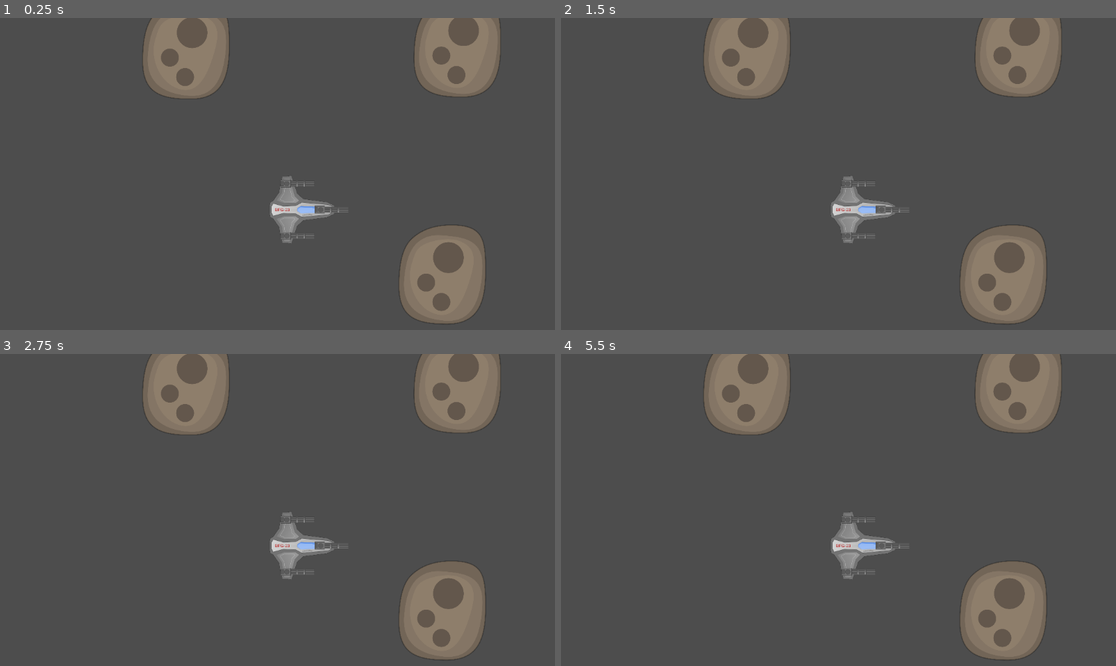
Above: before the commit, frames 1-4 (two rows, left to right).
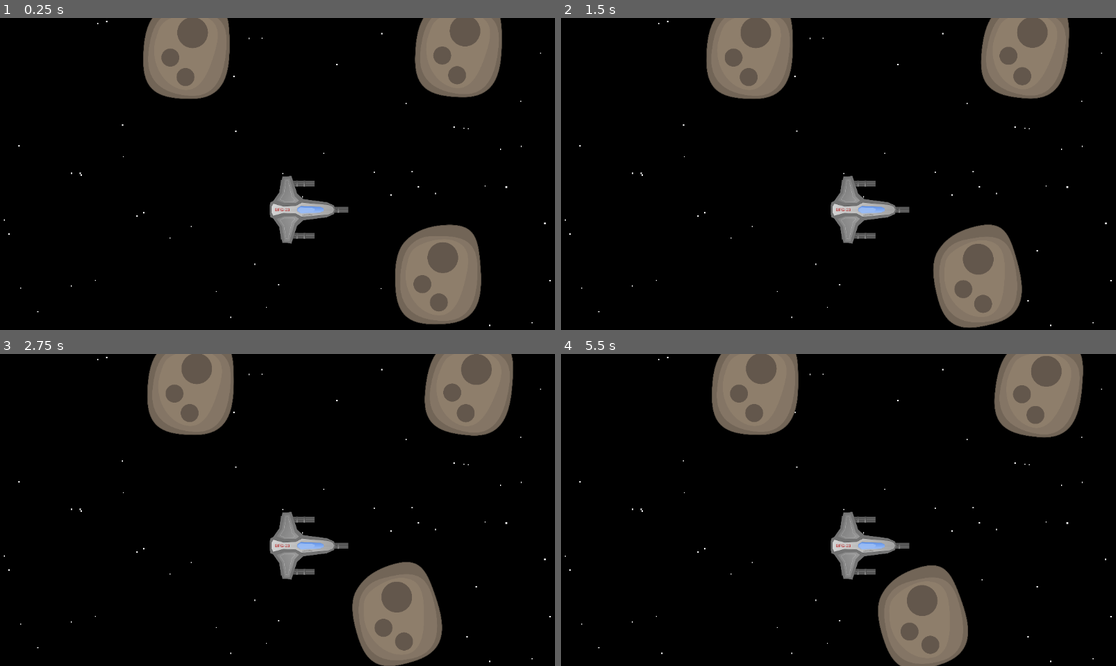
Above: after the commit, the same moments.

Repository: mkormout/graviton
Game: Godot game, scene res://world.tscn
Same seed, same stepped clock (60 frames per second), same inputs: the game is played once before the commit and once after it.
Inputs:
- Up to frame 1 (0.25 s): no input
- Up to frame 2 (1.5 s): tap Space at 0.77 s
- Up to frame 3 (2.75 s): tap Space at 1.52 s
- Up to frame 4 (5.5 s): tap Space at 3.02, 3.77, 4.52 s

The runs differ from the first frame. In frame 1, 88% of the frame differs, in the area x 0-100%, y 0-100%; in frame 2, 91%; in frame 3, 92%; in frame 4, 94%.

Commit message:
background, stars

Diff:
--- a/components/mountable-body.gd
+++ b/components/mountable-body.gd
@@ -6,6 +6,8 @@
 	var mount2 = what.get_mount("")
 
 	link(mount1, mount2)
+
+	what.z_index = -127
 
 func link(point1: MountPoint, point2: MountPoint):
 	point1.unplug()
@@ -16,12 +18,13 @@
 	## set all necessary params to joint
 	joint.node_a = point1.get_parent().get_path()
 	joint.node_b = point2.get_parent().get_path()
+	add_child(joint)
 
+	# just a fixing joint
 	var joint2 = PinJoint2D.new()
+	joint2.position = joint.position + Vector2(100, 100)
 	joint2.node_a = point1.get_parent().get_path()
 	joint2.node_b = point2.get_parent().get_path()
-
-	add_child(joint)
 	add_child(joint2)
 
 func do(action: String, where: String):
--- a/prefabs/asteroid-medium-1.tscn
+++ b/prefabs/asteroid-medium-1.tscn
@@ -1,10 +1,7 @@
-[gd_scene load_steps=4 format=3 uid="uid://cwp2sgwkhew6n"]
+[gd_scene load_steps=3 format=3 uid="uid://cwp2sgwkhew6n"]
 
 [ext_resource type="Script" path="res://components/asteroid.gd" id="1_2vbdd"]
 [ext_resource type="Texture2D" uid="uid://c8yfvagmfbcxl" path="res://images/asteroid-medium-1.png" id="1_jdx2l"]
-
-[sub_resource type="CircleShape2D" id="CircleShape2D_0n6bo"]
-radius = 0.885666
 
 [node name="Asteroid-medium-1" type="RigidBody2D"]
 collision_layer = 3
@@ -15,6 +12,5 @@
 [node name="Sprite2D" type="Sprite2D" parent="."]
 texture = ExtResource("1_jdx2l")
 
-[node name="CollisionShape2D" type="CollisionShape2D" parent="."]
-scale = Vector2(500, 500)
-shape = SubResource("CircleShape2D_0n6bo")
+[node name="CollisionPolygon2D" type="CollisionPolygon2D" parent="."]
+polygon = PackedVector2Array(-447, -1, -427, -151, -366, -320, -261, -421, -123, -490, 111, -520, 330, -475, 405, -388, 443, -272, 453, -131, 440, 170, 414, 289, 359, 392, 242, 481, 71, 515, -106, 506, -247, 484, -357, 416, -411, 338, -442, 233)
--- a/prefabs/minigun/bullet-hit.tscn
+++ b/prefabs/minigun/bullet-hit.tscn
@@ -1,7 +1,6 @@
-[gd_scene load_steps=5 format=3 uid="uid://b8d4dssoxnkg2"]
+[gd_scene load_steps=4 format=3 uid="uid://b8d4dssoxnkg2"]
 
 [ext_resource type="Script" path="res://components/bullet-hit.gd" id="1_xka3m"]
-[ext_resource type="AudioStream" uid="uid://elxf0djovqhu" path="res://prefabs/minigun/BulletRicochet01.mp3" id="1_yu5ii"]
 
 [sub_resource type="Curve" id="Curve_kqsga"]
 _data = [Vector2(0, 1), 0.0, 0.0, 0, 0, Vector2(1, 0.0901849), 0.0, 0.0, 0, 0]
@@ -28,7 +27,3 @@
 scale_amount_max = 10.0
 scale_amount_curve = SubResource("Curve_kqsga")
 color_ramp = SubResource("Gradient_stfm5")
-
-[node name="AudioStreamPlayer2D" type="AudioStreamPlayer2D" parent="."]
-stream = ExtResource("1_yu5ii")
-autoplay = true
--- a/prefabs/ship-bfg-23/ship-bfg-23.tscn
+++ b/prefabs/ship-bfg-23/ship-bfg-23.tscn
@@ -7,10 +7,6 @@
 [ext_resource type="Resource" uid="uid://dlsp34kplnygi" path="res://prefabs/ship-bfg-23/propeller-left.tres" id="4_sg3ag"]
 [ext_resource type="Resource" uid="uid://bv52moyqaql3y" path="res://prefabs/ship-bfg-23/propeller-right.tres" id="5_5n741"]
 [ext_resource type="Script" path="res://components/mount-point.gd" id="6_h22iy"]
-
-[sub_resource type="CapsuleShape2D" id="CapsuleShape2D_gulhp"]
-radius = 0.628
-height = 1.34
 
 [sub_resource type="Curve" id="Curve_cbbmj"]
 _data = [Vector2(0, 1), 0.0, -2.85502, 0, 0, Vector2(1, 0), -0.0899593, 0.0, 0, 0]
@@ -53,12 +49,6 @@
 profile = ExtResource("5_5n741")
 action = &"ui_left"
 position = Vector2(241, 76)
-
-[node name="CollisionShape2D" type="CollisionShape2D" parent="."]
-position = Vector2(2.08165e-12, 6)
-rotation = 1.5708
-scale = Vector2(500, 500)
-shape = SubResource("CapsuleShape2D_gulhp")
 
 [node name="PropellerMainEffect" type="CPUParticles2D" parent="."]
 position = Vector2(-330, 2.08165e-12)
@@ -121,3 +111,6 @@
 position = Vector2(-165, 271)
 script = ExtResource("6_h22iy")
 tag = "right"
+
+[node name="CollisionPolygon2D" type="CollisionPolygon2D" parent="."]
+polygon = PackedVector2Array(-116, 352, -56, 167, 8, 111, 250, 80, 326, 46, 344, 0, 326, -46, 250, -80, 6, -111, -58, -170, -116, -356, -209, -345, -242, -182, -308, -89, -334, -78, -334, 79, -307, 90, -242, 182, -208, 346)
--- a/world.tscn
+++ b/world.tscn
@@ -1,9 +1,14 @@
-[gd_scene load_steps=5 format=3 uid="uid://cis3fbeacp7l1"]
+[gd_scene load_steps=6 format=3 uid="uid://cis3fbeacp7l1"]
 
 [ext_resource type="PackedScene" uid="uid://diqfcg5rnk5rq" path="res://prefabs/ship-bfg-23/ship-bfg-23.tscn" id="1_mdfo8"]
 [ext_resource type="Script" path="res://world.gd" id="1_pt5pr"]
 [ext_resource type="PackedScene" uid="uid://cwp2sgwkhew6n" path="res://prefabs/asteroid-medium-1.tscn" id="3_5lbjh"]
 [ext_resource type="PackedScene" uid="uid://chwvdyeaq44p4" path="res://prefabs/minigun/minigun.tscn" id="4_a3x8i"]
+
+[sub_resource type="Curve" id="Curve_51lj4"]
+bake_resolution = 1000
+_data = [Vector2(0, 0.868571), 0.0, -4.63029, 0, 0, Vector2(0.226415, 0.28017), -1.19561, -1.19561, 0, 0, Vector2(1, 0), 0.0, 0.0, 0, 0]
+point_count = 3
 
 [node name="Node2D" type="Node2D"]
 script = ExtResource("1_pt5pr")
@@ -11,19 +16,22 @@
 [node name="Ship-bfg-23" parent="." instance=ExtResource("1_mdfo8")]
 position = Vector2(261, 371)
 
-[node name="Camera2D" type="Camera2D" parent="."]
-
 [node name="Asteroid-medium-2" parent="." instance=ExtResource("3_5lbjh")]
 position = Vector2(-950, -1292)
 mass = 1.0
+linear_velocity = Vector2(20, 0)
 
 [node name="Asteroid-medium-3" parent="." instance=ExtResource("3_5lbjh")]
 position = Vector2(1867, -1313)
 mass = 1.0
+linear_velocity = Vector2(50, 10)
+angular_velocity = 0.0872665
 
 [node name="Asteroid-medium-4" parent="." instance=ExtResource("3_5lbjh")]
 position = Vector2(1710, 1044)
 mass = 1.0
+linear_velocity = Vector2(-200, 20)
+angular_velocity = -0.349066
 
 [node name="Minigun" parent="." instance=ExtResource("4_a3x8i")]
 position = Vector2(732, 120)
@@ -38,3 +46,33 @@
 position = Vector2(971, 375)
 barrel = NodePath("../Minigun/Barrel")
 rate = 0.01
+
+[node name="CPUParticles2D" type="CPUParticles2D" parent="."]
+z_index = -256
+amount = 15000
+lifetime = 200.0
+preprocess = 200.0
+speed_scale = 0.1
+fract_delta = false
+emission_shape = 3
+emission_rect_extents = Vector2(10000, 10000)
+direction = Vector2(1, 1)
+spread = 180.0
+gravity = Vector2(0, 0)
+scale_amount_min = 20.0
+scale_amount_max = 20.0
+scale_amount_curve = SubResource("Curve_51lj4")
+
+[node name="ColorRect" type="ColorRect" parent="."]
+z_index = -500
+anchors_preset = -1
+anchor_bottom = 1.0
+offset_left = -15033.0
+offset_top = -12833.0
+offset_right = 13592.0
+offset_bottom = 10519.0
+grow_horizontal = 2
+grow_vertical = 2
+color = Color(0, 0, 0, 1)
+
+[node name="Camera2D" type="Camera2D" parent="."]
Not shown: 1 places in prefabs/ship-bfg-23/ship-bfg-23.tscn that only renumber resources
